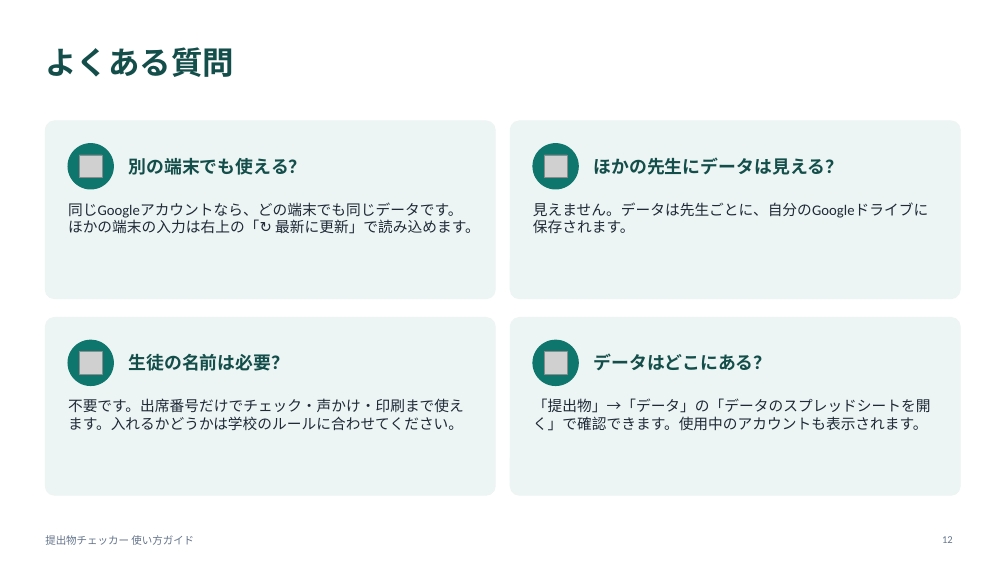
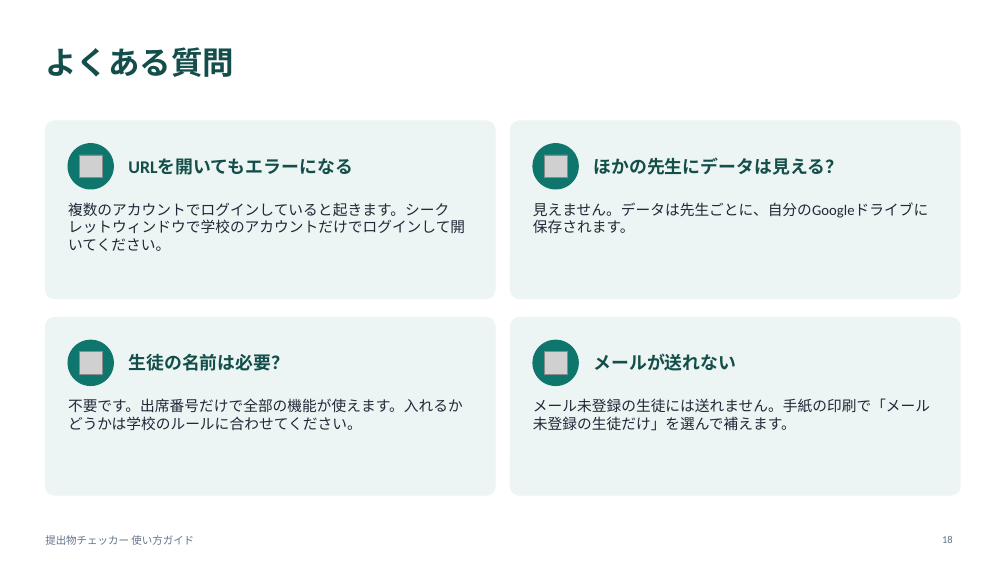
Before and after one commit to daharakazu-glitch/homework-checker, a slide deck: slide 18 of docs/提出物チェッカー_使い方ガイド.pptx (slide 12 before the commit). Drawn at 1008x567 pixels with LibreOffice and Linux fonts; fonts in the diff are those of the drawing; grey boxes stand for pictures. Boxes give left, top, right and bottom in pixels: in the first picture for what was removed or moved away, otherwise in the second. Text is boxed around its words. In the diff, an @@ line names an element or a change of style, - is before the commit and + after.

```diff
--- a/docs/提出物チェッカー_使い方ガイド.pptx
+++ b/docs/提出物チェッカー_使い方ガイド.pptx
@@ text at (128,158,353,175): text changed @@
-別の端末でも使える？
+URLを開いてもエラーになる
@@ text at (68,202,465,251): text changed @@
-同じGoogleアカウントなら、どの端末でも同じデータです。ほかの端末の入力は右上の「↻ 最新に更新」で読み込めます。
+複数のアカウントでログインしていると起きます。シークレットウィンドウで学校のアカウントだけでログインして開いてください。
@@ text at (593,353,736,371): text changed @@
-データはどこにある？
+メールが送れない
@@ text at (68,398,463,430): text changed @@
-不要です。出席番号だけでチェック・声かけ・印刷まで使えます。入れるかどうかは学校のルールに合わせてください。
+不要です。出席番号だけで全部の機能が使えます。入れるかどうかは学校のルールに合わせてください。
@@ text at (533,398,930,431): text changed @@
-「提出物」→「データ」の「データのスプレッドシートを開く」で確認できます。使用中のアカウントも表示されます。
+メール未登録の生徒には送れません。手紙の印刷で「メール未登録の生徒だけ」を選んで補えます。
@@ page number at (942,536,953,543): text changed @@
-12
+18
```
Also in this commit, not shown: 11 other slides changed, 8 slides added, 1 slide removed.
